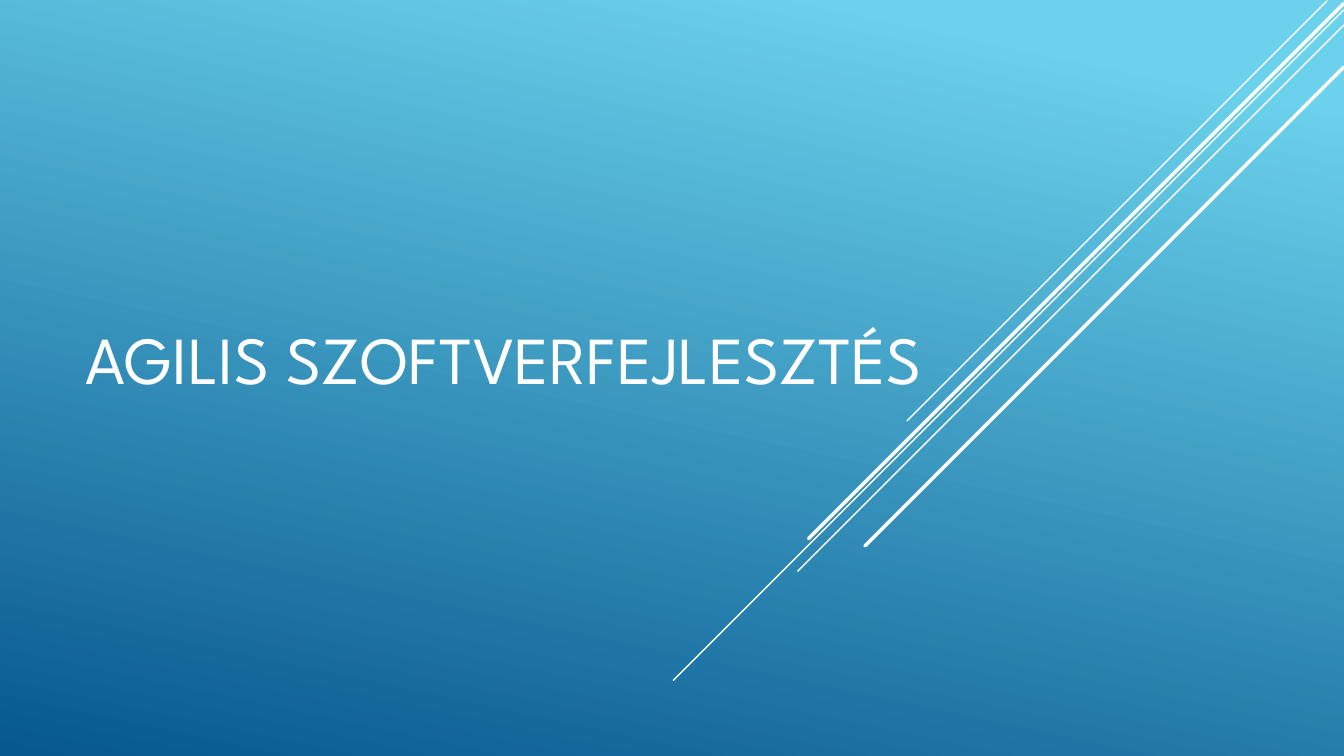
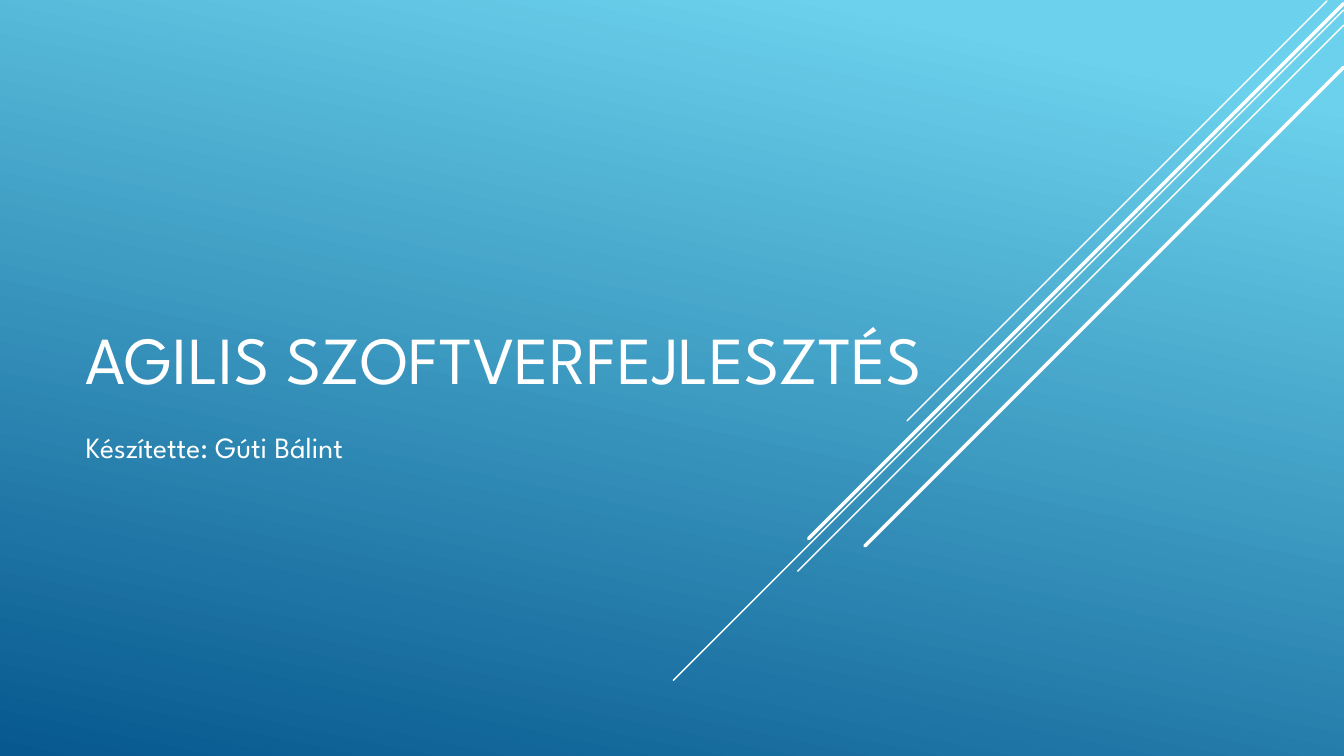
Before and after one commit to gutibalintka/iktppt, a slide deck: slide 1 of Agilis modell.pptx. Drawn at 1344x756 pixels with LibreOffice and Linux fonts; fonts in the diff are those of the drawing. Boxes give left, top, right and bottom in pixels: in the first picture for what was removed or moved away, otherwise in the second. Text is boxed around its words. In the diff, an @@ line names an element or a change of style, - is before the commit and + after.

```diff
--- a/Agilis modell.pptx
+++ b/Agilis modell.pptx
@@ subtitle added at bbox=[86, 437, 343, 459], 21 pt, text #FFFFFF @@
+Készítette: Gúti Bálint
```
Also in this commit, not shown: 5 other slides changed.
